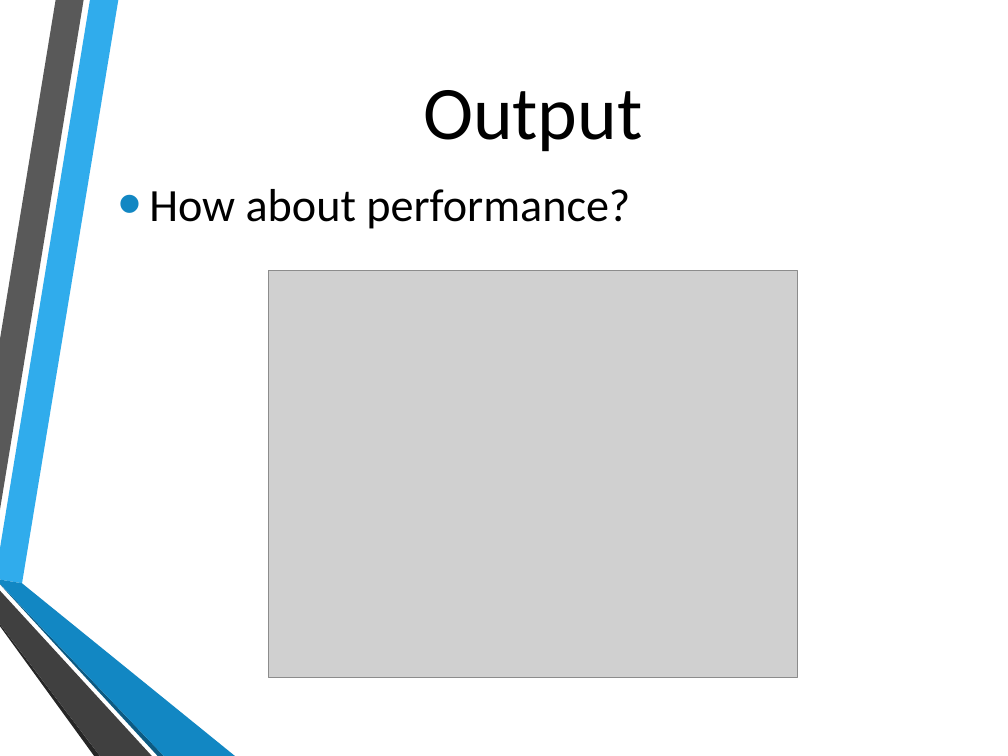
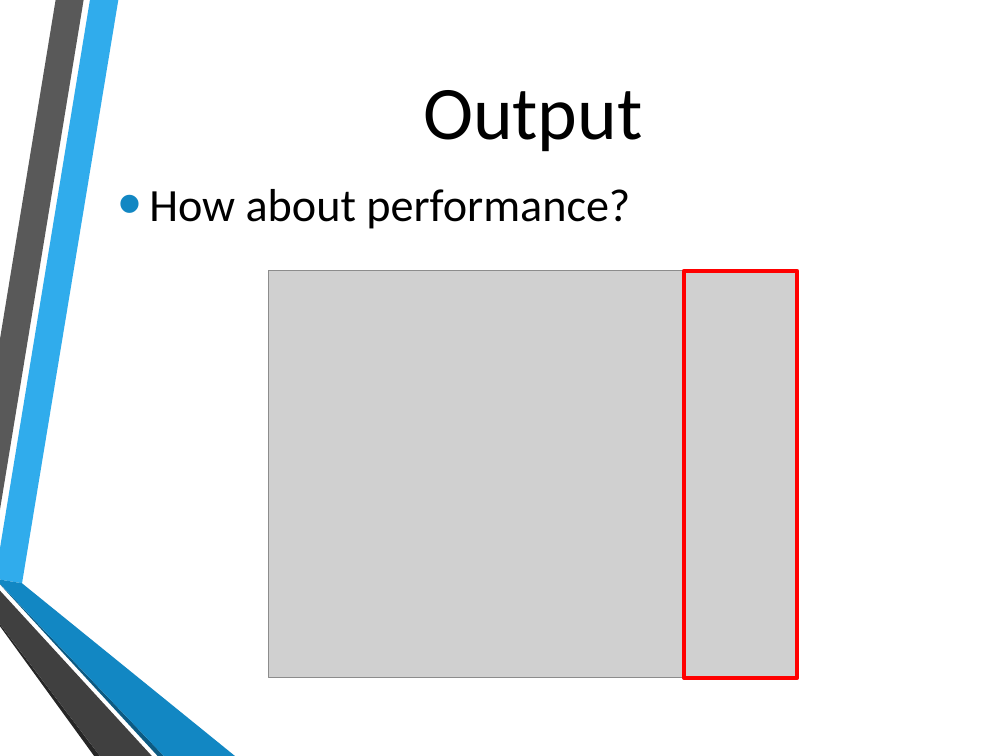
Before and after one commit to Komegaga/1052DataScience, a slide deck: slide 8 of final_project/105753032_Final_Project.pptx. Drawn at 1008x756 pixels with LibreOffice and Linux fonts; fonts in the diff are those of the drawing; grey boxes stand for pictures; background and template pictures are left out. Boxes give left, top, right and bottom in pixels: in the first picture for what was removed or moved away, otherwise in the second. Text is boxed around its words. In the diff, an @@ line names an element or a change of style, - is before the commit and + after.

```diff
--- a/final_project/105753032_Final_Project.pptx
+++ b/final_project/105753032_Final_Project.pptx
@@ rectangle added at [684, 271, 797, 678], outline #FF0000 3 pt @@
```
Also in this commit, not shown: 2 other slides changed, 1 slide added, 9 other files.
